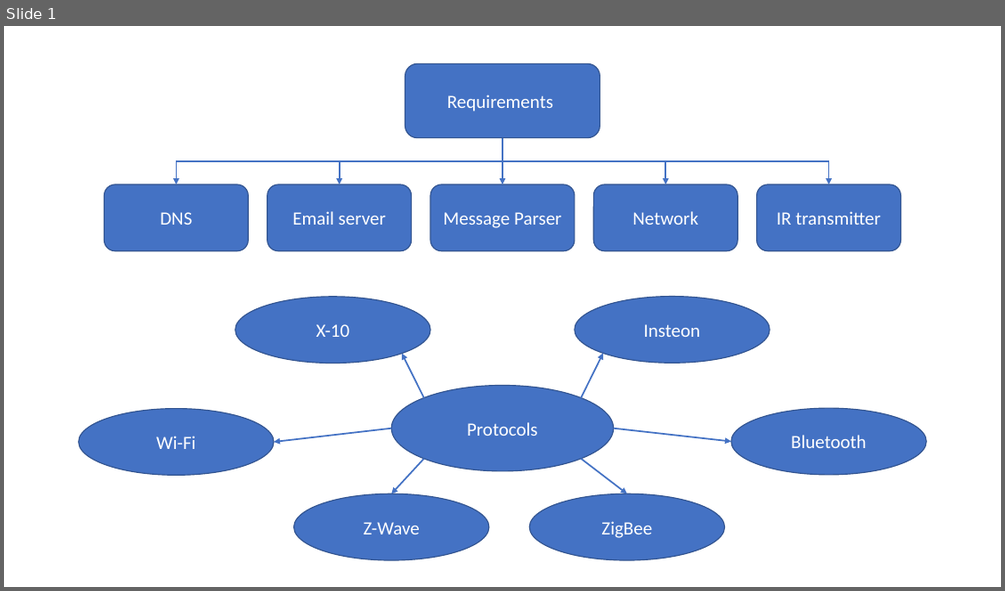
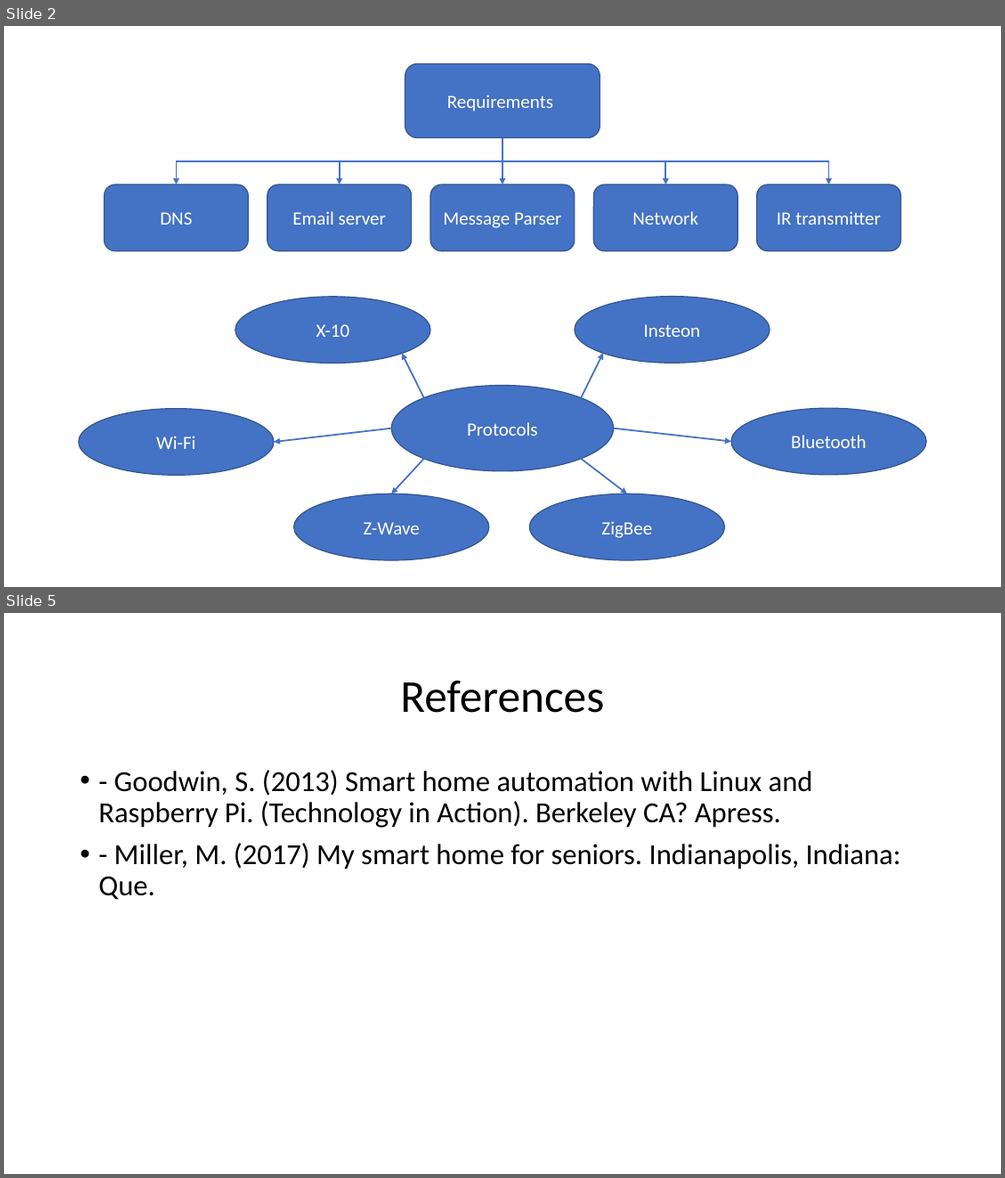
Before and after one commit to MikeBlackbeard/Ele_mic, a slide deck: project4/Communication MR.pptx. Shown one above the other, each under a label of ours: slide 1 before the commit, slides 2 and 5 after it; the slides between them are not shown. The pictures are 1005x591 and 1005x1178 pixels, drawn with LibreOffice and Linux fonts; fonts in the diff are those of the drawing. Boxes give left, top, right and bottom in pixels: in the first picture for what was removed or moved away, otherwise in the second. Text is boxed around its words. In the diff, an @@ line names an element or a change of style, - is before the commit and + after.

```diff
--- a/project4/Communication MR.pptx
+++ b/project4/Communication MR.pptx
@@ slide 5 added at [4,613,1001,1174], background #FFFFFF @@
@@ title added at [400,680,604,713], 44 pt, text #000000 @@
+References
@@ text added at [98,770,901,900], 28 pt, text #000000 @@
+• - Goodwin, S. (2013) Smart home automation with Linux and Raspberry Pi. (Technology in Action). Berkeley CA? Apress.
+• - Miller, M. (2017) My smart home for seniors. Indianapolis, Indiana: Que.
@@ what was slide 1 is now slide 2 @@
```
Also in this commit, not shown: 2 other slides added.
